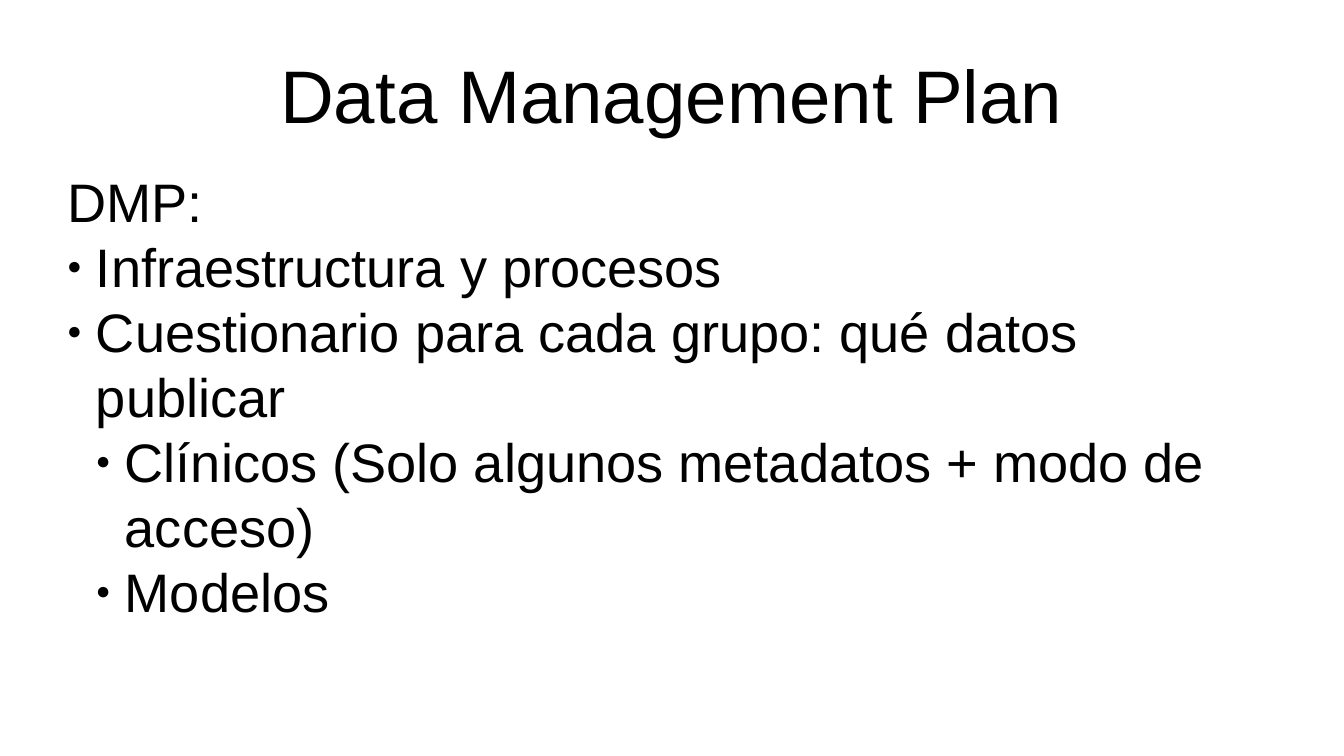
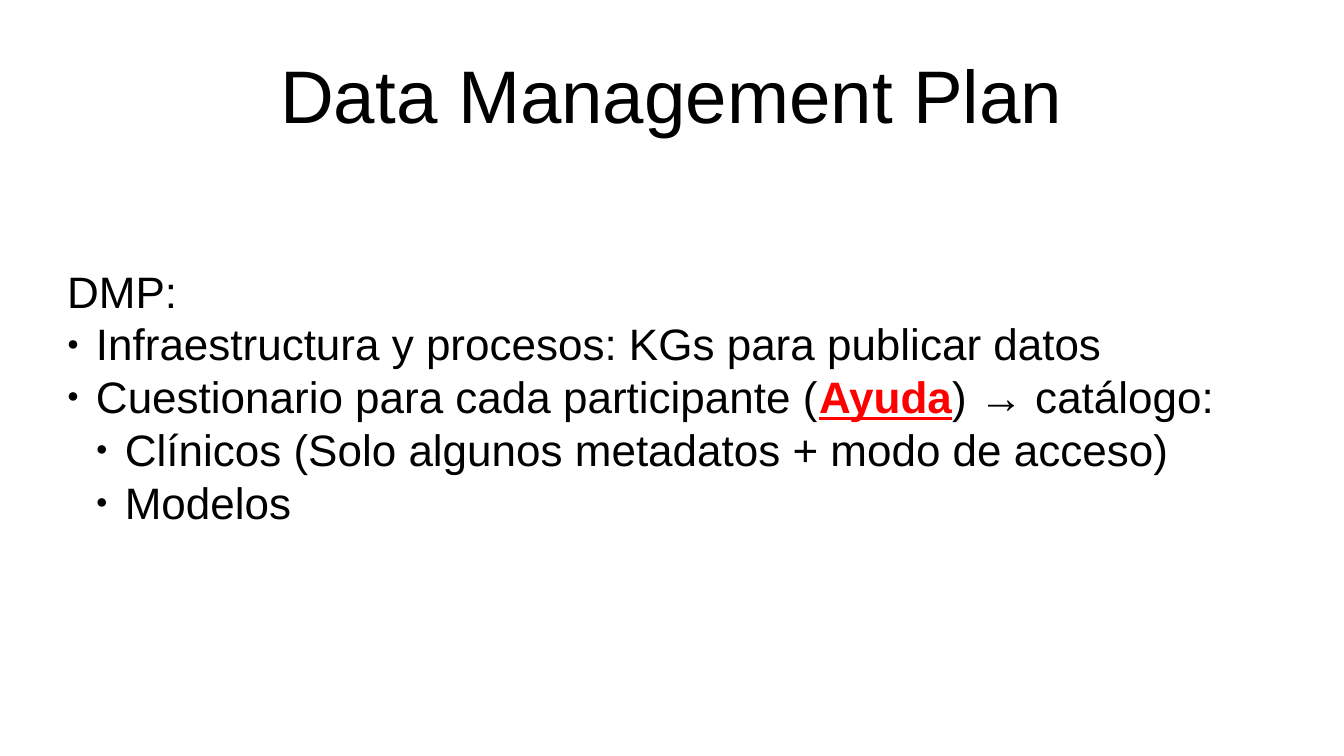
Before and after one commit to mikel-egana-aranguren/MINEGRAPH-MINEGUIDE-FAIR-DMP, a slide deck: slide 6 of doc/FAIR-DMP-kick-off.odp. Drawn at 1344x756 pixels with LibreOffice and Linux fonts; fonts in the diff are those of the drawing; background and template pictures are left out. Boxes give left, top, right and bottom in pixels: in the first picture for what was removed or moved away, otherwise in the second. Text is boxed around its words. In the diff, an @@ line names an element or a change of style, - is before the commit and + after.

```diff
--- a/doc/FAIR-DMP-kick-off.odp
+++ b/doc/FAIR-DMP-kick-off.odp
@@ subtitle at <box>67,277,1168,520</box>: size 32 to 26 pt in "DMP:", "Clínicos (Solo algunos metadatos + modo de ...", "Modelos" @@
@@ subtitle at <box>96,328,1214,422</box>: text changed; size 32 to 26 pt @@
-● Infraestructura y procesos
-● Cuestionario para cada grupo: qué datos publicar
+● Infraestructura y procesos: KGs para publicar datos
+● Cuestionario para cada participante (Ayuda) → catálogo:
```
Also in this commit, not shown: 3 other slides changed.
